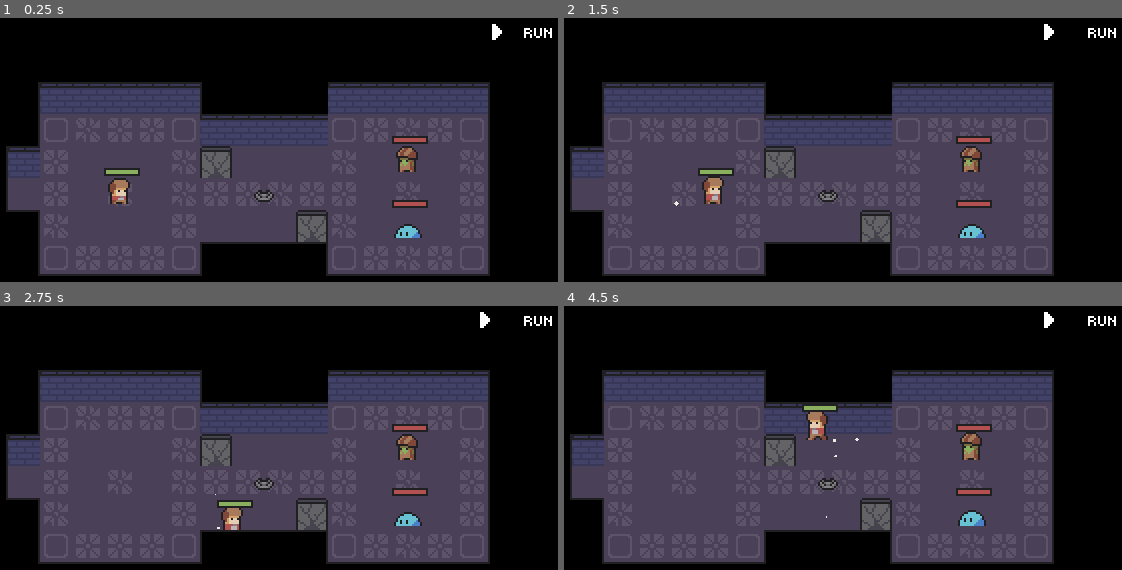
Above: before the commit, frames 1-4 (two rows, left to right).
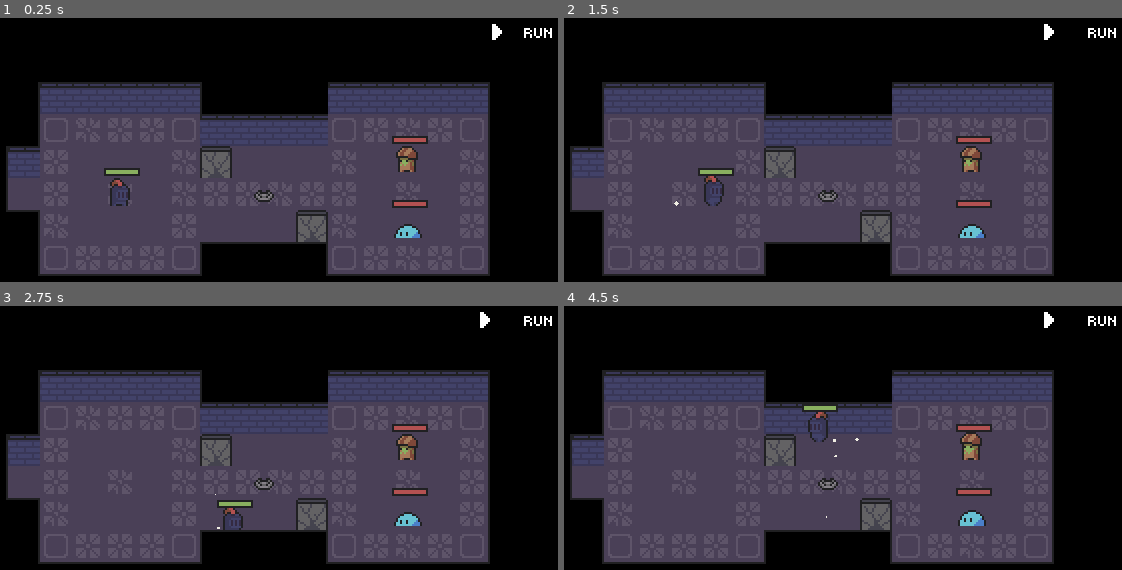
Above: after the commit, the same moments.

Repository: Guthen/KnightHelper
Game: Godot game, scene res://game/Game.tscn
Same seed, same stepped clock (60 frames per second), same inputs: the game is played once before the commit and once after it.
Inputs (mouse positions are in pixels of both pictures, inside the frame that each line leads up to):
- Up to frame 1 (0.25 s): no input
- Up to frame 2 (1.5 s): click (1088, 31) at 0.5 s; tap Enter at 1.25 s; hold D (right) from 1.28 s (still down)
- Up to frame 3 (2.75 s): release D (right) at 2.03 s; hold S (down) from 2.03 s (still down)
- Up to frame 4 (4.5 s): release S (down) at 2.78 s; hold D (right) 2.78-3.53 s; hold Z (up) 3.53-4.28 s; hold Q (left) from 4.28 s (still down)

The runs differ from the first frame. In frame 1, 0.3% of the frame differs, in the area x 19-24%, y 60-72%; in frame 2, 0.3%; in frame 3, 0.3%; in frame 4, 0.4%, in the area x 43-48%, y 40-52%.

Commit message:
Added DarkKnight + Separate Frames

Diff:
--- a/character/goblin/Goblin.tscn
+++ b/character/goblin/Goblin.tscn
@@ -1,7 +1,15 @@
-[gd_scene load_steps=10 format=2]
+[gd_scene load_steps=12 format=2]
 
 [ext_resource path="res://character/Character.tscn" type="PackedScene" id=1]
 [ext_resource path="res://character/goblin/goblin.png" type="Texture" id=2]
+[ext_resource path="res://assets/HitShader.shader" type="Shader" id=3]
+
+[sub_resource type="ShaderMaterial" id=8]
+resource_local_to_scene = true
+shader = ExtResource( 3 )
+shader_param/IS_ACTIVE = false
+shader_param/REPLACE_COLOR = Color( 1, 1, 1, 1 )
+shader_param/IGNORE_COLOR = Color( 0.129412, 0.129412, 0.137255, 1 )
 
 [sub_resource type="AtlasTexture" id=1]
 atlas = ExtResource( 2 )
@@ -37,7 +45,7 @@
 "frames": [ SubResource( 3 ), SubResource( 4 ), SubResource( 5 ), SubResource( 6 ) ],
 "loop": true,
 "name": "walk",
-"speed": 5.0
+"speed": 8.0
 } ]
 
 [node name="Goblin" instance=ExtResource( 1 )]
@@ -46,5 +54,6 @@
 speed = 60
 
 [node name="AnimatedSprite" parent="." index="1"]
+material = SubResource( 8 )
 frames = SubResource( 7 )
 animation = "walk"
--- /dev/null
+++ b/character/player/DarkKnightFrames.tres
@@ -0,0 +1,40 @@
+[gd_resource type="SpriteFrames" load_steps=8 format=2]
+
+[ext_resource path="res://character/player/dark_knight.png" type="Texture" id=1]
+
+[sub_resource type="AtlasTexture" id=9]
+atlas = ExtResource( 1 )
+region = Rect2( 0, 0, 16, 16 )
+
+[sub_resource type="AtlasTexture" id=10]
+atlas = ExtResource( 1 )
+region = Rect2( 16, 0, 16, 16 )
+
+[sub_resource type="AtlasTexture" id=11]
+atlas = ExtResource( 1 )
+region = Rect2( 0, 16, 16, 16 )
+
+[sub_resource type="AtlasTexture" id=12]
+atlas = ExtResource( 1 )
+region = Rect2( 16, 16, 16, 16 )
+
+[sub_resource type="AtlasTexture" id=13]
+atlas = ExtResource( 1 )
+region = Rect2( 32, 16, 16, 16 )
+
+[sub_resource type="AtlasTexture" id=14]
+atlas = ExtResource( 1 )
+region = Rect2( 48, 16, 16, 16 )
+
+[resource]
+animations = [ {
+"frames": [ SubResource( 9 ), SubResource( 10 ) ],
+"loop": true,
+"name": "idle",
+"speed": 5.0
+}, {
+"frames": [ SubResource( 11 ), SubResource( 12 ), SubResource( 13 ), SubResource( 14 ) ],
+"loop": true,
+"name": "walk",
+"speed": 8.0
+} ]
--- a/character/player/Player.tscn
+++ b/character/player/Player.tscn
@@ -1,60 +1,24 @@
-[gd_scene load_steps=13 format=2]
+[gd_scene load_steps=6 format=2]
 
-[ext_resource path="res://character/Character.tscn" type="PackedScene" id=1]
-[ext_resource path="res://character/player/player.gd" type="Script" id=2]
-[ext_resource path="res://character/player/player.png" type="Texture" id=3]
+[ext_resource path="res://character/player/DarkKnightFrames.tres" type="SpriteFrames" id=1]
+[ext_resource path="res://character/Character.tscn" type="PackedScene" id=2]
+[ext_resource path="res://character/player/player.gd" type="Script" id=3]
 [ext_resource path="res://assets/HitShader.shader" type="Shader" id=4]
 
-[sub_resource type="ShaderMaterial" id=8]
+[sub_resource type="ShaderMaterial" id=1]
 resource_local_to_scene = true
 shader = ExtResource( 4 )
 shader_param/IS_ACTIVE = false
 shader_param/REPLACE_COLOR = Color( 1, 1, 1, 1 )
 shader_param/IGNORE_COLOR = Color( 0.129412, 0.129412, 0.137255, 1 )
 
-[sub_resource type="AtlasTexture" id=1]
-atlas = ExtResource( 3 )
-region = Rect2( 0, 0, 11, 15 )
-
-[sub_resource type="AtlasTexture" id=2]
-atlas = ExtResource( 3 )
-region = Rect2( 11, 0, 11, 15 )
-
-[sub_resource type="AtlasTexture" id=3]
-atlas = ExtResource( 3 )
-region = Rect2( 0, 15, 11, 15 )
-
-[sub_resource type="AtlasTexture" id=4]
-atlas = ExtResource( 3 )
-region = Rect2( 11, 15, 11, 15 )
-
-[sub_resource type="AtlasTexture" id=5]
-atlas = ExtResource( 3 )
-region = Rect2( 22, 15, 11, 15 )
-
-[sub_resource type="AtlasTexture" id=6]
-atlas = ExtResource( 3 )
-region = Rect2( 33, 15, 11, 15 )
-
-[sub_resource type="SpriteFrames" id=7]
-animations = [ {
-"frames": [ SubResource( 1 ), SubResource( 2 ) ],
-"loop": true,
-"name": "idle",
-"speed": 5.0
-}, {
-"frames": [ SubResource( 3 ), SubResource( 4 ), SubResource( 5 ), SubResource( 6 ) ],
-"loop": true,
-"name": "walk",
-"speed": 5.0
-} ]
-
-[node name="Player" instance=ExtResource( 1 )]
-script = ExtResource( 2 )
+[node name="Player" instance=ExtResource( 2 )]
+script = ExtResource( 3 )
 
 [node name="AnimatedSprite" parent="." index="1"]
-material = SubResource( 8 )
-frames = SubResource( 7 )
+material = SubResource( 1 )
+frames = ExtResource( 1 )
+animation = "walk"
 
 [node name="HealthRect" parent="HUD" index="2"]
 color = Color( 0.541176, 0.690196, 0.376471, 1 )
--- /dev/null
+++ b/character/player/PlayerFrames.tres
@@ -0,0 +1,41 @@
+[gd_resource type="SpriteFrames" load_steps=8 format=2]
+
+[sub_resource type="StreamTexture" id=7]
+load_path = "res://.import/player.png-801b9f8f3c5c3ecc90ce94146372895d.stex"
+
+[sub_resource type="AtlasTexture" id=1]
+atlas = SubResource( 7 )
+region = Rect2( 0, 0, 11, 15 )
+
+[sub_resource type="AtlasTexture" id=2]
+atlas = SubResource( 7 )
+region = Rect2( 11, 0, 11, 15 )
+
+[sub_resource type="AtlasTexture" id=3]
+atlas = SubResource( 7 )
+region = Rect2( 0, 15, 11, 15 )
+
+[sub_resource type="AtlasTexture" id=4]
+atlas = SubResource( 7 )
+region = Rect2( 11, 15, 11, 15 )
+
+[sub_resource type="AtlasTexture" id=5]
+atlas = SubResource( 7 )
+region = Rect2( 22, 15, 11, 15 )
+
+[sub_resource type="AtlasTexture" id=6]
+atlas = SubResource( 7 )
+region = Rect2( 33, 15, 11, 15 )
+
+[resource]
+animations = [ {
+"frames": [ SubResource( 1 ), SubResource( 2 ) ],
+"loop": true,
+"name": "idle",
+"speed": 5.0
+}, {
+"frames": [ SubResource( 3 ), SubResource( 4 ), SubResource( 5 ), SubResource( 6 ) ],
+"loop": true,
+"name": "walk",
+"speed": 8.0
+} ]
--- a/character/player/player.gd
+++ b/character/player/player.gd
@@ -18,5 +18,5 @@
 
 	return dir
 
-func _on_Player_on_death():
+func _on_NPC_on_death():
 	get_tree().reload_current_scene()
Not shown: 2 places in character/Character.tscn that only renumber resources
Binary file added: character/player/dark_knight.png
Not shown, added: character/player/dark_knight.png.import
Binary file added: character/player/knight.aseprite
